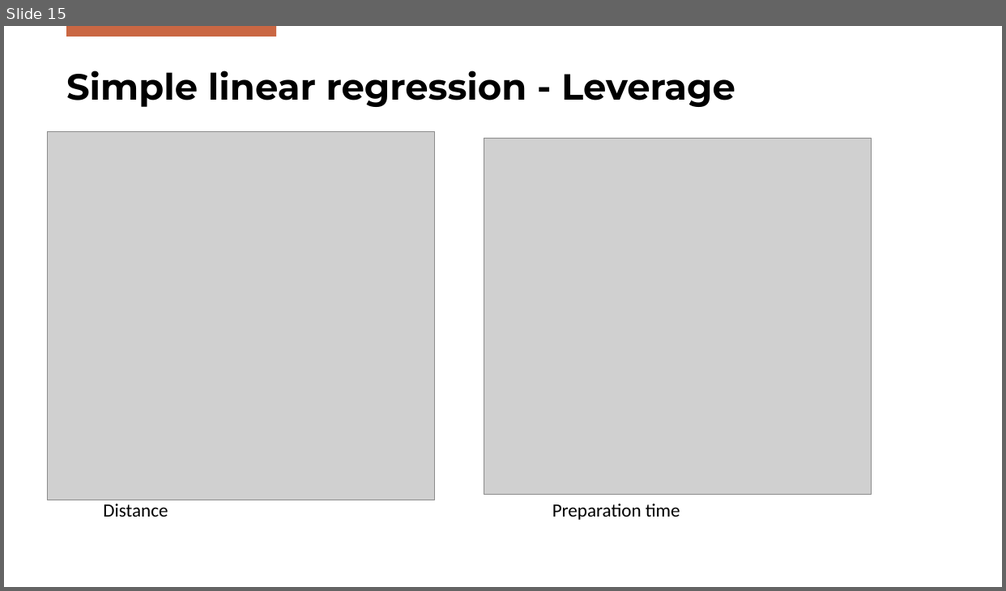
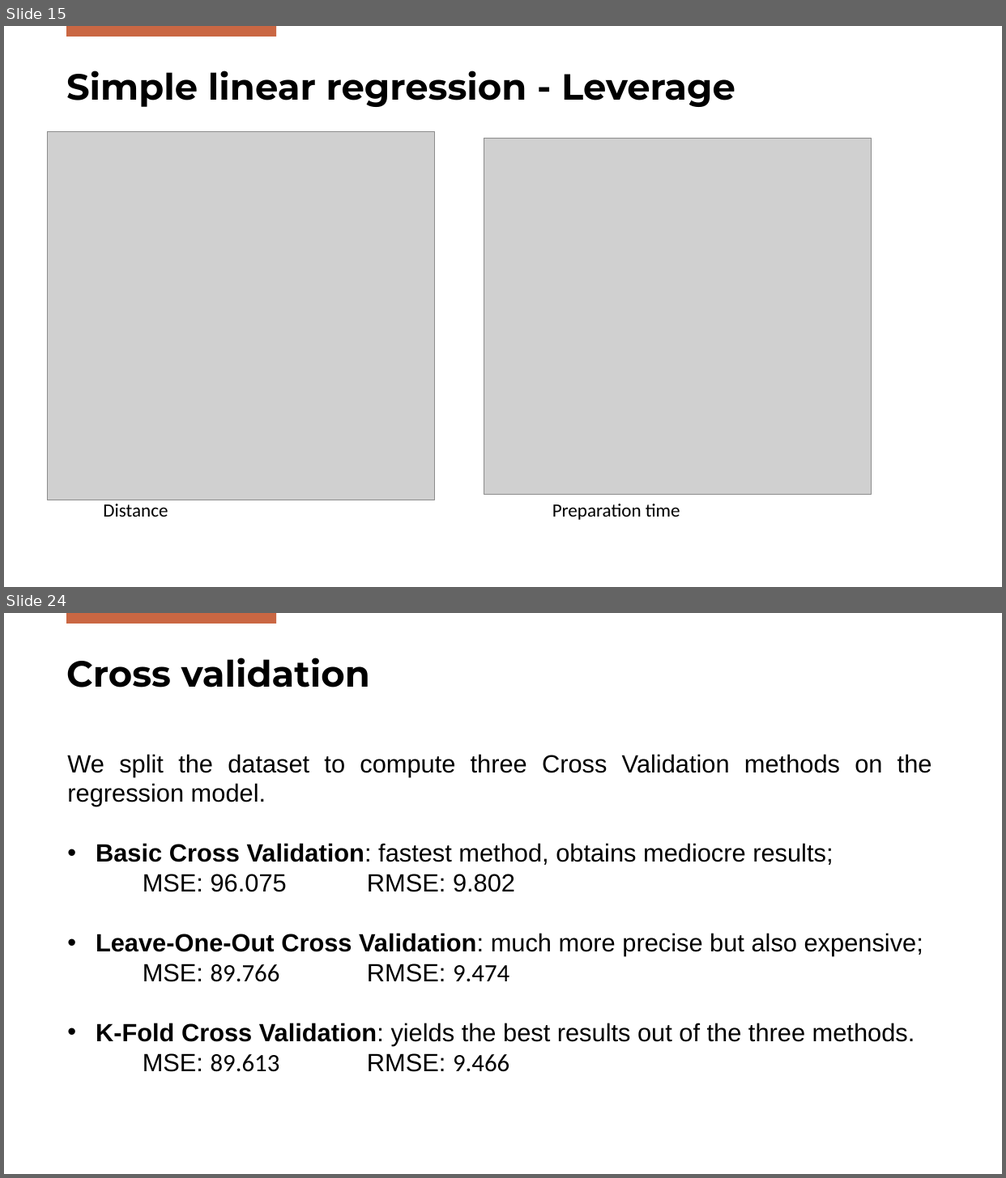
Before and after one commit to DanieleGotti/Food_Delivery_Time_Prediction, a slide deck: Presentazione_Gotti_Mazzoleni.pptx. Shown one above the other, each under a label of ours: slide 15 before the commit, slides 15 and 24 after it; the slides between them are not shown. The pictures are 1006x591 and 1006x1178 pixels, drawn with LibreOffice and Linux fonts; fonts in the diff are those of the drawing; grey boxes stand for pictures; background and template pictures are left out. Boxes give left, top, right and bottom in pixels: in the first picture for what was removed or moved away, otherwise in the second. Text is boxed around its words. In the diff, an @@ line names an element or a change of style, - is before the commit and + after.

```diff
--- a/Presentazione_Gotti_Mazzoleni.pptx
+++ b/Presentazione_Gotti_Mazzoleni.pptx
@@ slide 24 added at (4,613,1002,1174), background #FFFFFF; not listed: 1 template element that a slide beside it also shows @@
@@ title added at (66,658,370,688), 35 pt, text #000000, bold @@
+Cross validation
@@ text added at (67,754,932,1072), 24 pt, text #000000 @@
+We split the dataset to compute three Cross Validation methods on the regression model.
+• Basic Cross Validation: fastest method, obtains mediocre results;
+MSE: 96.075 RMSE: 9.802
+• Leave-One-Out Cross Validation: much more precise but also expensive;
+MSE: 89.766 RMSE: 9.474
+• K-Fold Cross Validation: yields the best results out of the three methods.
+MSE: 89.613 RMSE: 9.466
```
Also in this commit, not shown: 1 slide changed, 8 other slides added, 17 other files.
